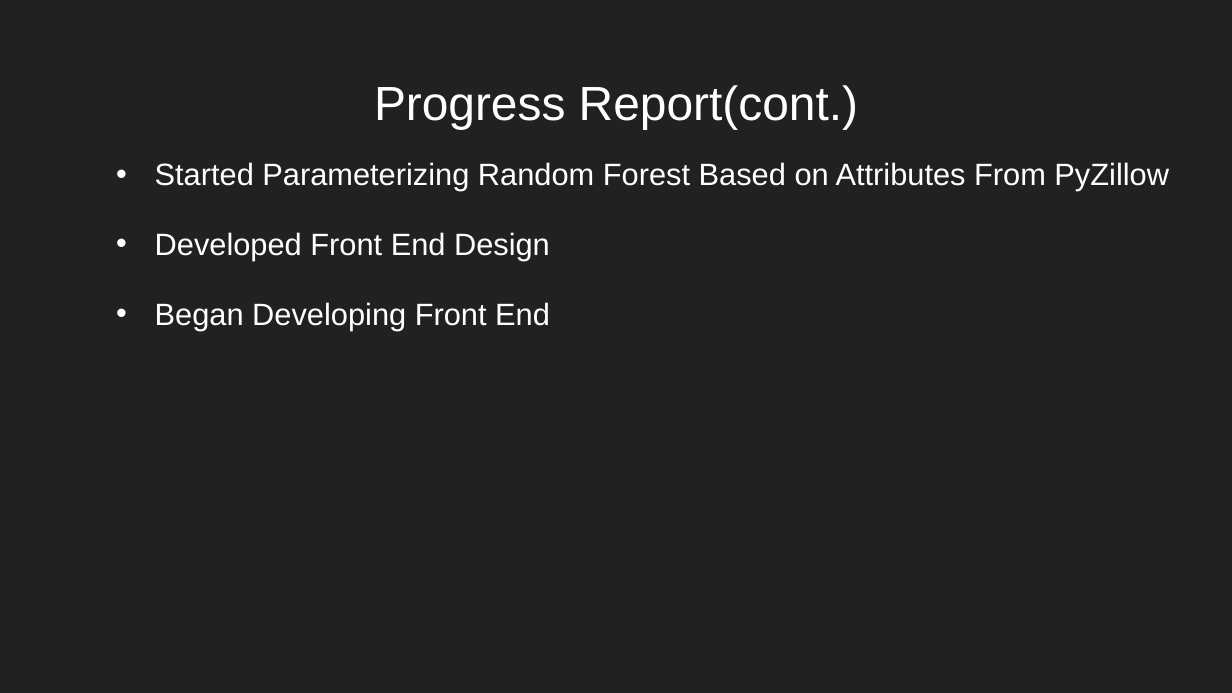
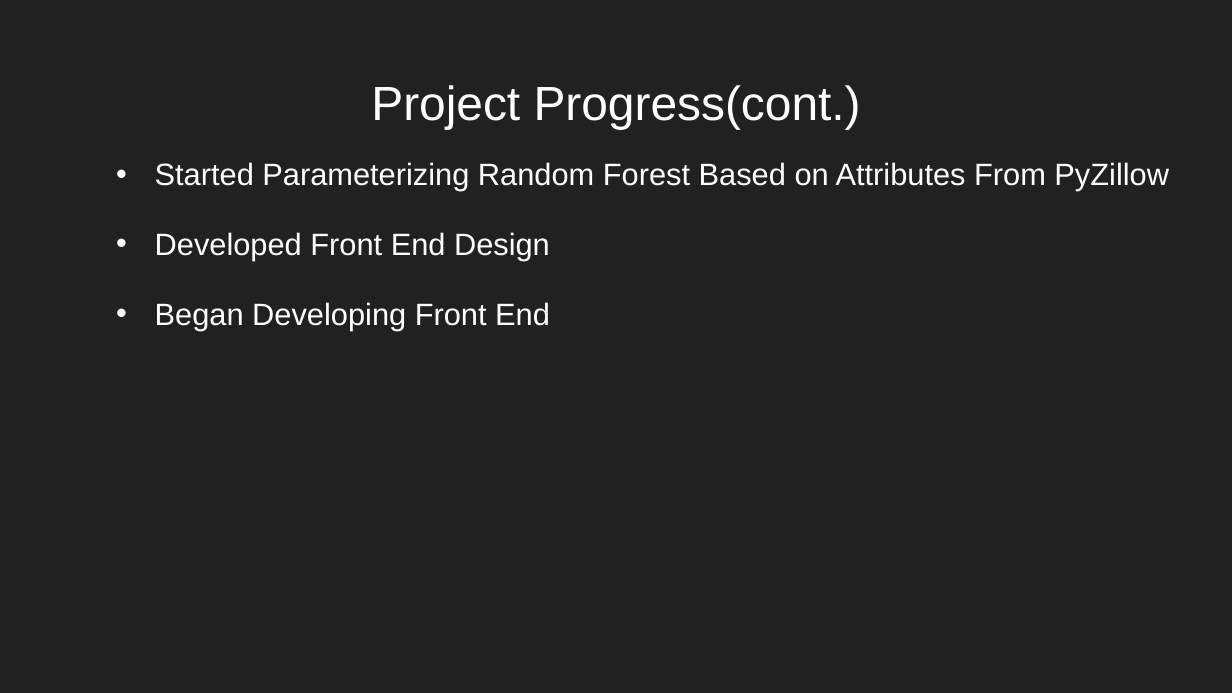
Before and after one commit to nreader72/NostraDomicile, a slide deck: slide 27 of docs/NostraDomicile.pptx. Drawn at 1232x693 pixels with LibreOffice and Linux fonts; fonts in the diff are those of the drawing; background and template pictures are left out. Boxes give left, top, right and bottom in pixels: in the first picture for what was removed or moved away, otherwise in the second. Text is boxed around its words. In the diff, an @@ line names an element or a change of style, - is before the commit and + after.

```diff
--- a/docs/NostraDomicile.pptx
+++ b/docs/NostraDomicile.pptx
@@ title at (371, 85, 861, 129): text changed @@
-Progress Report(cont.)
+Project Progress(cont.)
```
